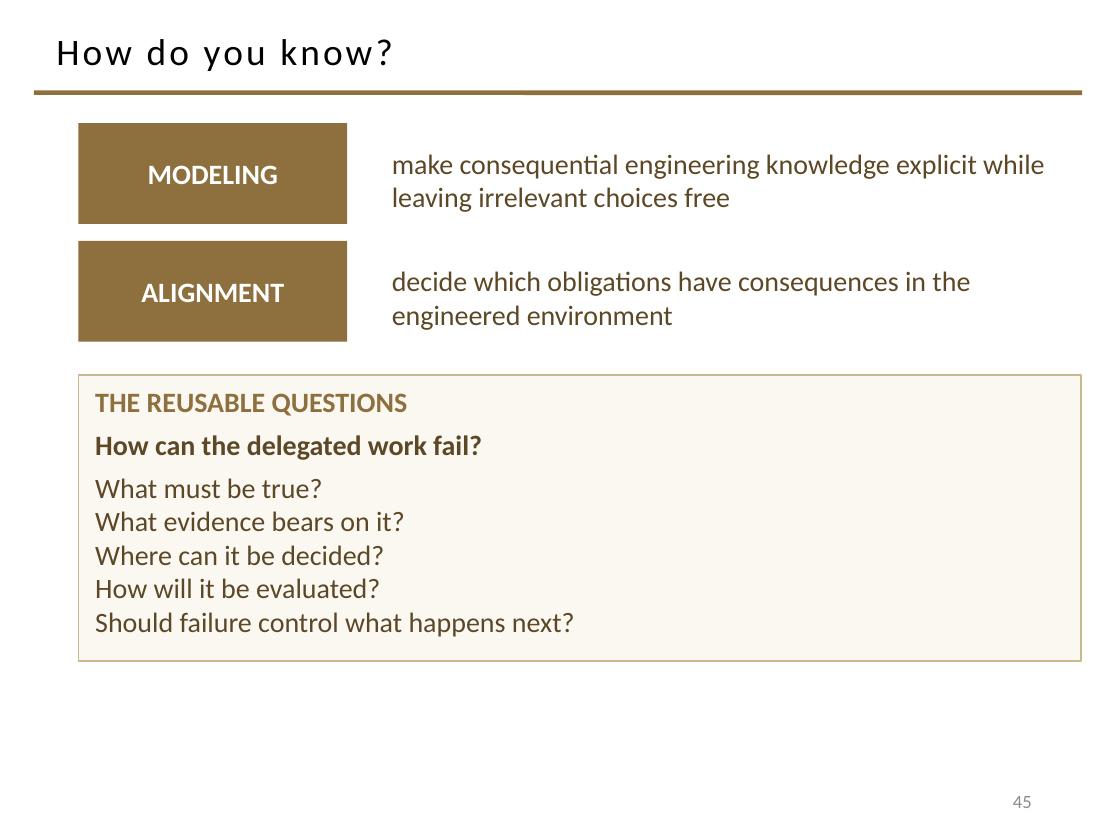
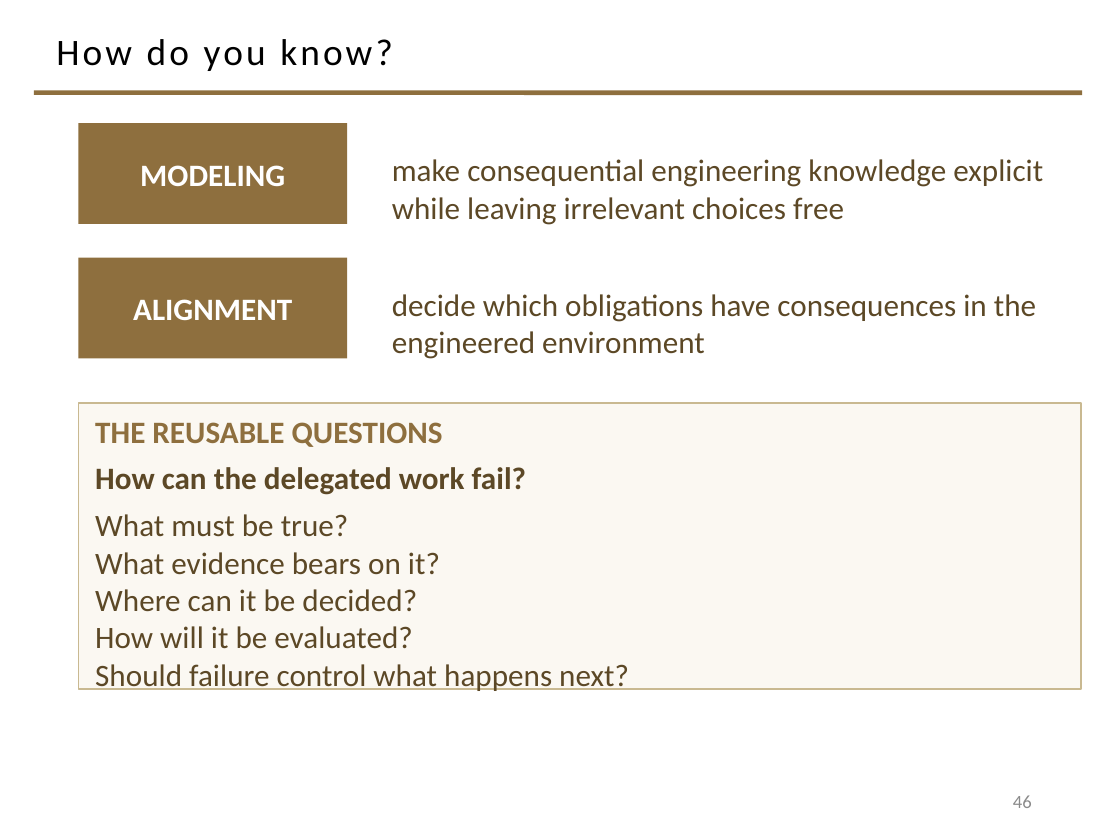
Before and after one commit to davisjam/model-based-agentic-software-engineering, a slide deck: slide 46 of course/lectures/act-2-delegation-and-control/03-alignment/2-3-Alignment.pptx (slide 45 before the commit). Drawn at 1120x840 pixels with LibreOffice and Linux fonts; fonts in the diff are those of the drawing; background and template pictures are left out. Boxes give left, top, right and bottom in pixels: in the first picture for what was removed or moved away, otherwise in the second. Text is boxed around its words. In the diff, an @@ line names an element or a change of style, - is before the commit and + after.

Commit message:
deck 2-3 S6: activity gains the model dimension; global 20pt floor closes
Divider renumbered SECTION 6. Activity slide keeps the author's four
obligations verbatim, full-width at 20pt; the given model moves to its own
slide styled as the lab's structure/behavior pair ('the lab's domain again').
Design-sequence table becomes three grouped panels (WHAT MUST HOLD / HOW WILL
WE KNOW / WHAT WILL IT CONTROL) and gains the MODEL USE question. Opening
slides (title, Master Equation, vibe-code prompt, checks line) raised to the
20pt floor. Final state: 46 slides, min 20pt instructional text on every
slide, one inherited out-of-frame shape only.

```diff
--- a/course/lectures/act-2-delegation-and-control/03-alignment/2-3-Alignment.pptx
+++ b/course/lectures/act-2-delegation-and-control/03-alignment/2-3-Alignment.pptx
@@ rectangle "ALIGNMENT" moved from (x1=78, y1=241, x2=347, y2=342) to (x1=78, y1=258, x2=347, y2=358) @@
@@ size 18 to 20 pt in 5 elements at (x1=78, y1=123, x2=347, y2=224), (x1=392, y1=159, x2=1043, y2=225), (x1=78, y1=258, x2=347, y2=358), (x1=78, y1=403, x2=1081, y2=689), (x1=392, y1=294, x2=1036, y2=359) @@
@@ text "decide which obligations have consequences ..." moved from (x1=392, y1=271, x2=970, y2=330) to (x1=392, y1=294, x2=1036, y2=359) @@
@@ rectangle "THE REUSABLE QUESTIONS" moved from (x1=78, y1=375, x2=1081, y2=661) to (x1=78, y1=403, x2=1081, y2=689) @@
@@ page number at (x1=1013, y1=795, x2=1032, y2=808): text changed @@
-45
+46
```
Also in this commit, not shown: 8 other slides changed, 1 slide added.
